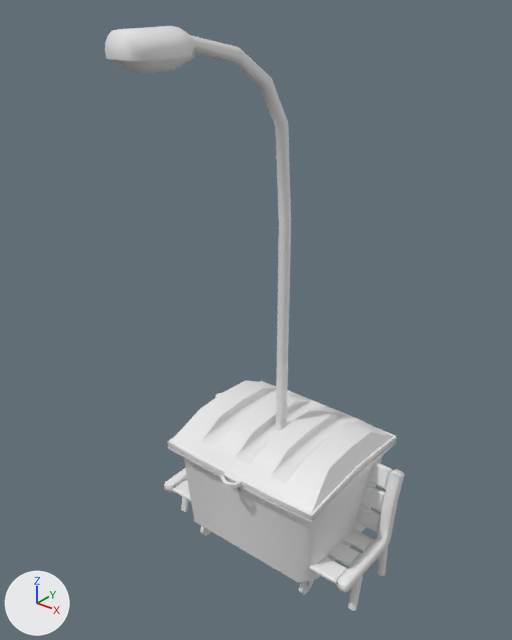
What one commit did to the Blender file src/features/city/ground/Assets/StreetProps.blend.
Camera for both pictures: a 50 mm camera at (2.04, -2.78, 3.2) aimed at (-0.01, -0.22, 1.61). The axes (+X, +Y, +Z) are drawn at lower left. The lights are the same throughout. The picture after the commit comes second.

Before the edit, the objects in view are built like this:
```python
me_cube_004 = bpy.data.meshes.new('Cube.004')
me_cube_004.from_pydata(...)  # 451 vertices, 397 faces; spans x -0.511..0.511, y -0.503..0.468, z 0.0..0.896
me_cube_007 = bpy.data.meshes.new('Cube.007')
me_cube_007.from_pydata(...)  # 336 vertices, 284 faces; spans x -0.685..0.685, y -0.325..0.252, z 0.0..0.713
me_cylinder_001 = bpy.data.meshes.new('Cylinder.001')
me_cylinder_001.from_pydata(...)  # 234 vertices, 221 faces; spans x -0.19..0.19, y -1.01..0.19, z 0.0..3.03
me_cylinder_001.polygons.foreach_set('use_smooth', [True] * 221)
ob_cube_002 = bpy.data.objects.new('Cube.002', me_cube_007)
ob_cube_002.location = (0.0, 0.0, 0.0)
ob_streetlamp = bpy.data.objects.new('StreetLamp', me_cylinder_001)
ob_streetlamp.location = (0.0, 0.0, 0.0)
ob_trashcontainer = bpy.data.objects.new('TrashContainer', me_cube_004)
ob_trashcontainer.location = (0.0, 0.0, 0.0)
```
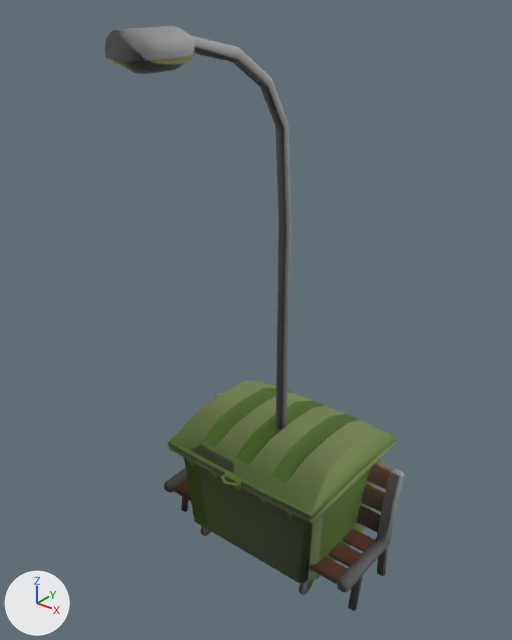
Patch to the scene script:
```diff
--- a/src/features/city/ground/Assets/StreetProps.blend.py
+++ b/src/features/city/ground/Assets/StreetProps.blend.py
@@ img_gradients1_webp @@
+img_gradients1_webp = load_image('gradients1.webp', '../../../../../assets/textures/gradient/gradients1.webp', 640, 640, 'sRGB')
@@ ng_ucupaint_streetlamp @@
+ng_ucupaint_streetlamp = bpy.data.node_groups.new('Ucupaint StreetLamp', 'ShaderNodeTree')
+# nodes: Group, Mix, UVMap
+# colours: white #ffffff
@@ ng_yp_layer_gradients1_webp @@
+ng_yp_layer_gradients1_webp = bpy.data.node_groups.new('~yP Layer gradients1.webp', 'ShaderNodeTree')
+# uses the picture img_gradients1_webp
@@ ng_ypl_check_input_normal @@
+ng_ypl_check_input_normal = bpy.data.node_groups.new('~yPL Check Input Normal', 'ShaderNodeTree')
+# nodes: Math, Mix, SeparateXYZ
@@ mat_streetlamp @@
+mat_streetlamp = bpy.data.materials.new('StreetLamp')
+# nodes: BsdfPrincipled, Group, OutputMaterial
+# colours: white #e7e7e7
@@ me_cylinder_001 @@
 me_cylinder_001.from_pydata(...)  # 234 vertices, 221 faces; spans x -0.19..0.19, y -1.01..0.19, z 0.0..3.03
 # used by ob_streetlamp; location = (0.0, 0.0, 0.0)
+# me_cylinder_001 part 1: texture (UV) coordinates of 221 of 221 faces, centred in x -0.18..0.18, y -1.01..0.18, z 0.0..3.03, changed; they spanned u 0.0..1.0, v 0.01..0.69 and now span u 0.5..0.62, v 0.66..0.97
+me_cylinder_001.materials.append(mat_streetlamp)
@@ me_cube_004 @@
 me_cube_004.from_pydata(...)  # 451 vertices, 397 faces; spans x -0.511..0.511, y -0.503..0.468, z 0.0..0.896
 # used by ob_trashcontainer; location = (0.0, 0.0, 0.0)
+# me_cube_004 part 2: texture (UV) coordinates of 397 of 397 faces, centred in x -0.511..0.511, y -0.49..0.468, z 0.008..0.888, changed; they spanned u 0.0..1.0, v 0.0..1.0 and now span u 0.59..0.73, v 0.76..0.96
+me_cube_004.materials.append(mat_streetlamp)
@@ me_cube_007 @@
 me_cube_007.from_pydata(...)  # 336 vertices, 284 faces; spans x -0.685..0.685, y -0.325..0.252, z 0.0..0.713
+me_cube_007.materials.append(mat_streetlamp)
```

Changed parts and their boxes (x1, y1, x2, y2) in the pictures (512 x 640 px):
'TrashContainer', recoloured, surface changed (white to green): (168, 380, 397, 595) in both
'StreetLamp', recoloured, surface changed: (105, 26, 291, 429) in both
'Cube.002', recoloured: (164, 393, 405, 611) in both
